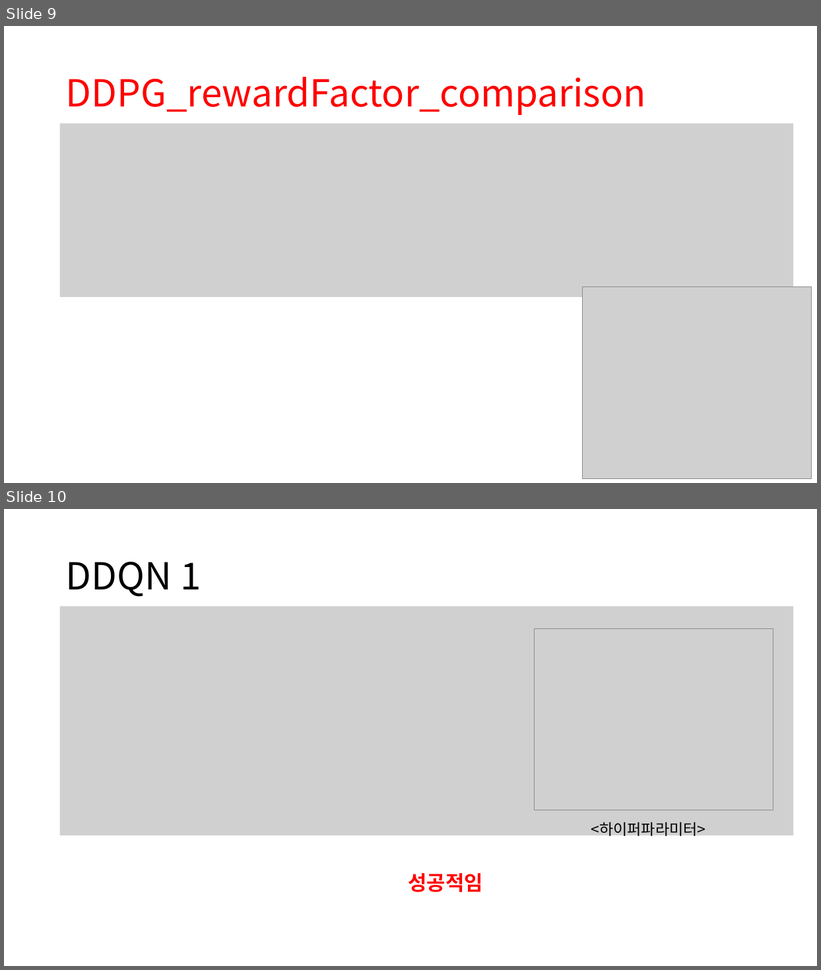
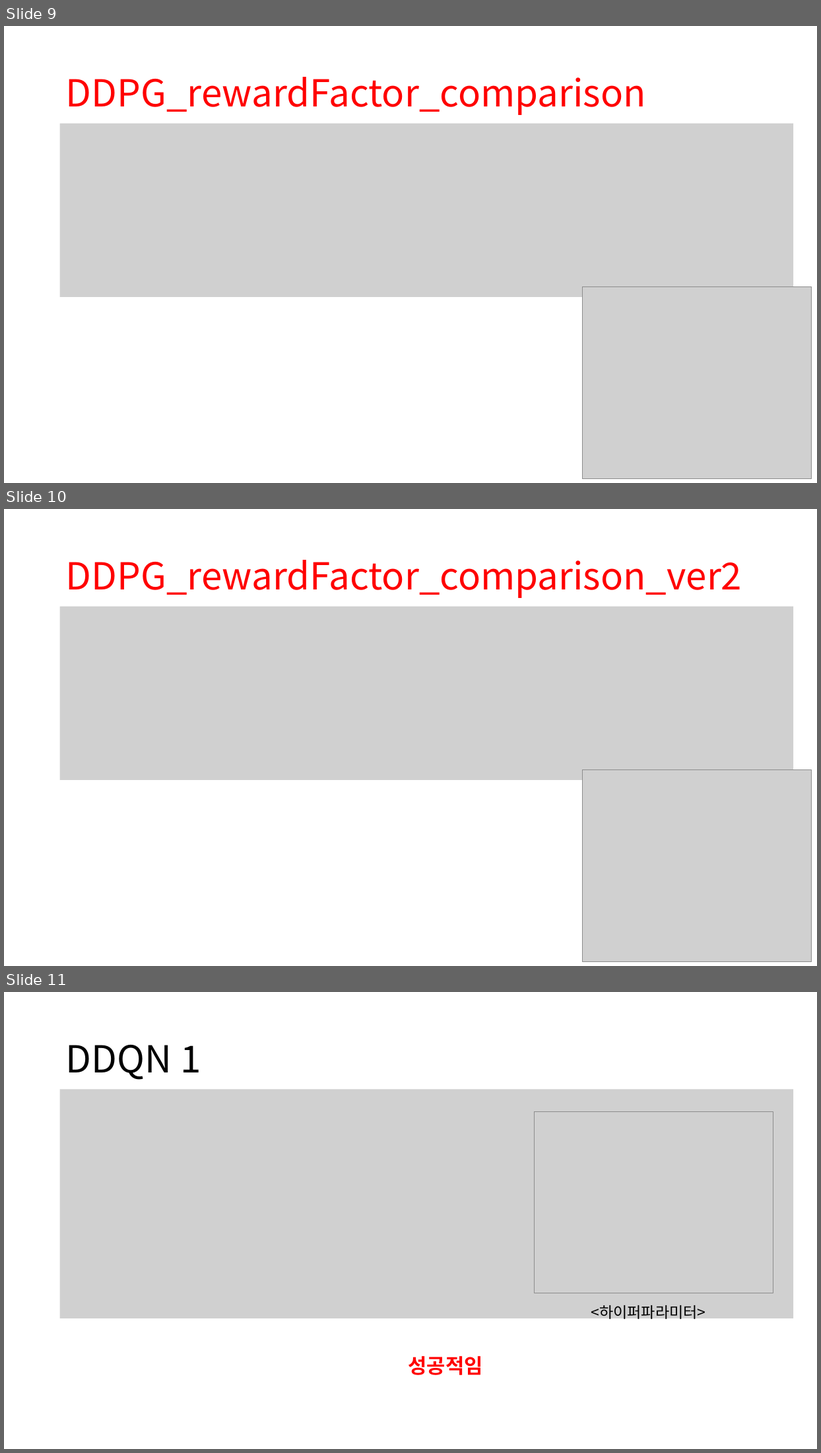
Before and after one commit to zidane89/experiment, a slide deck: 실험정리.pptx. Shown one above the other, each under a label of ours: slides 9 and 10 before the commit, slides 9, 10 and 11 after it. The pictures are 821x970 and 821x1453 pixels, drawn with LibreOffice and Linux fonts; fonts in the diff are those of the drawing; grey boxes stand for pictures. Boxes give left, top, right and bottom in pixels: in the first picture for what was removed or moved away, otherwise in the second. Text is boxed around its words. In the diff, an @@ line names an element or a change of style, - is before the commit and + after.

```diff
--- a/실험정리.pptx
+++ b/실험정리.pptx
@@ slide 10 added at (4, 509, 817, 966), background #FFFFFF @@
@@ title added at (66, 560, 742, 598), 44 pt, text #FF0000 @@
+DDPG_rewardFactor_comparison_ver2
@@ picture added at (60, 607, 794, 780) @@
@@ picture added at (582, 770, 812, 962) @@
@@ what was slide 10 is now slide 11 @@
```
Also in this commit, not shown: 2 slides changed, 2 other slides added, 1 slide removed, 5 other files.
